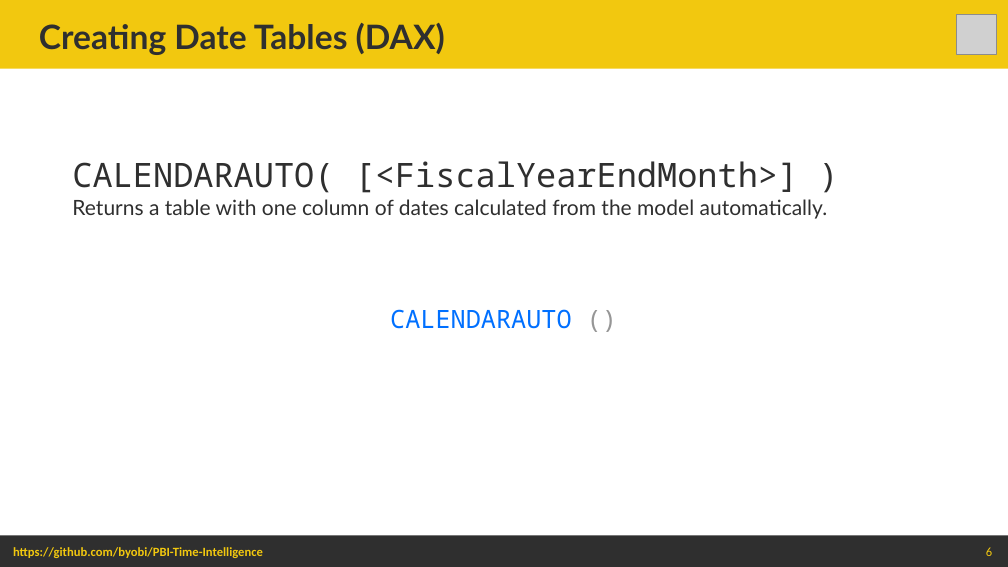
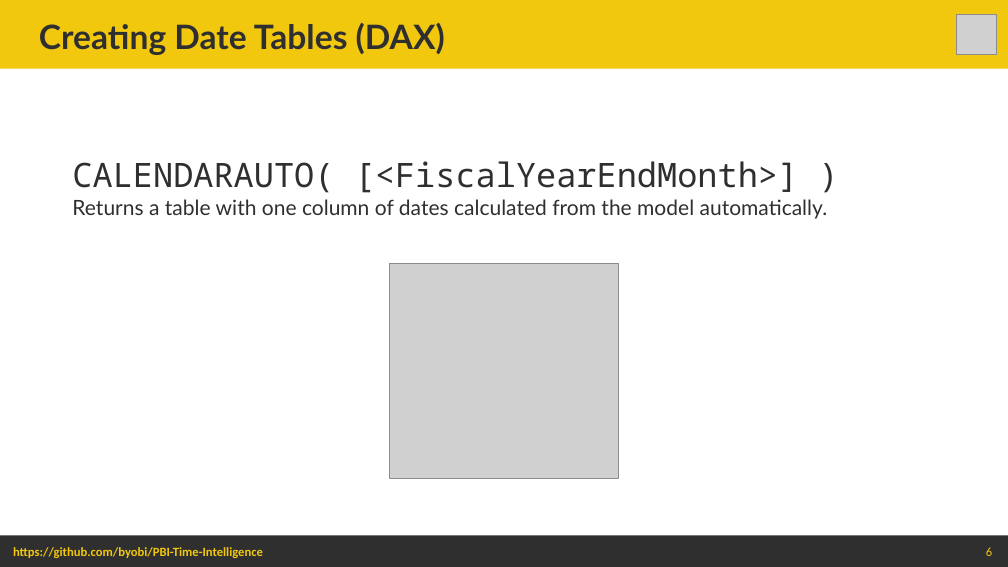
Before and after one commit to byobi/PBI-Time-Intelligence, a slide deck: slide 6 of Power BI Time Intelligence - Beyond the Basics.pptx. Drawn at 1008x567 pixels with LibreOffice and Linux fonts; fonts in the diff are those of the drawing; grey boxes stand for pictures. Boxes give left, top, right and bottom in pixels: in the first picture for what was removed or moved away, otherwise in the second. Text is boxed around its words. In the diff, an @@ line names an element or a change of style, - is before the commit and + after.

```diff
--- a/Power BI Time Intelligence - Beyond the Basics.pptx
+++ b/Power BI Time Intelligence - Beyond the Basics.pptx
@@ picture added at <box>390,264,619,479</box> @@
@@ text removed at <box>390,309,572,329</box> @@
-CALENDARAUTO ()
```
Also in this commit, not shown: 7 other slides changed, 2 slides added, 2 slides removed, 15 other files.
